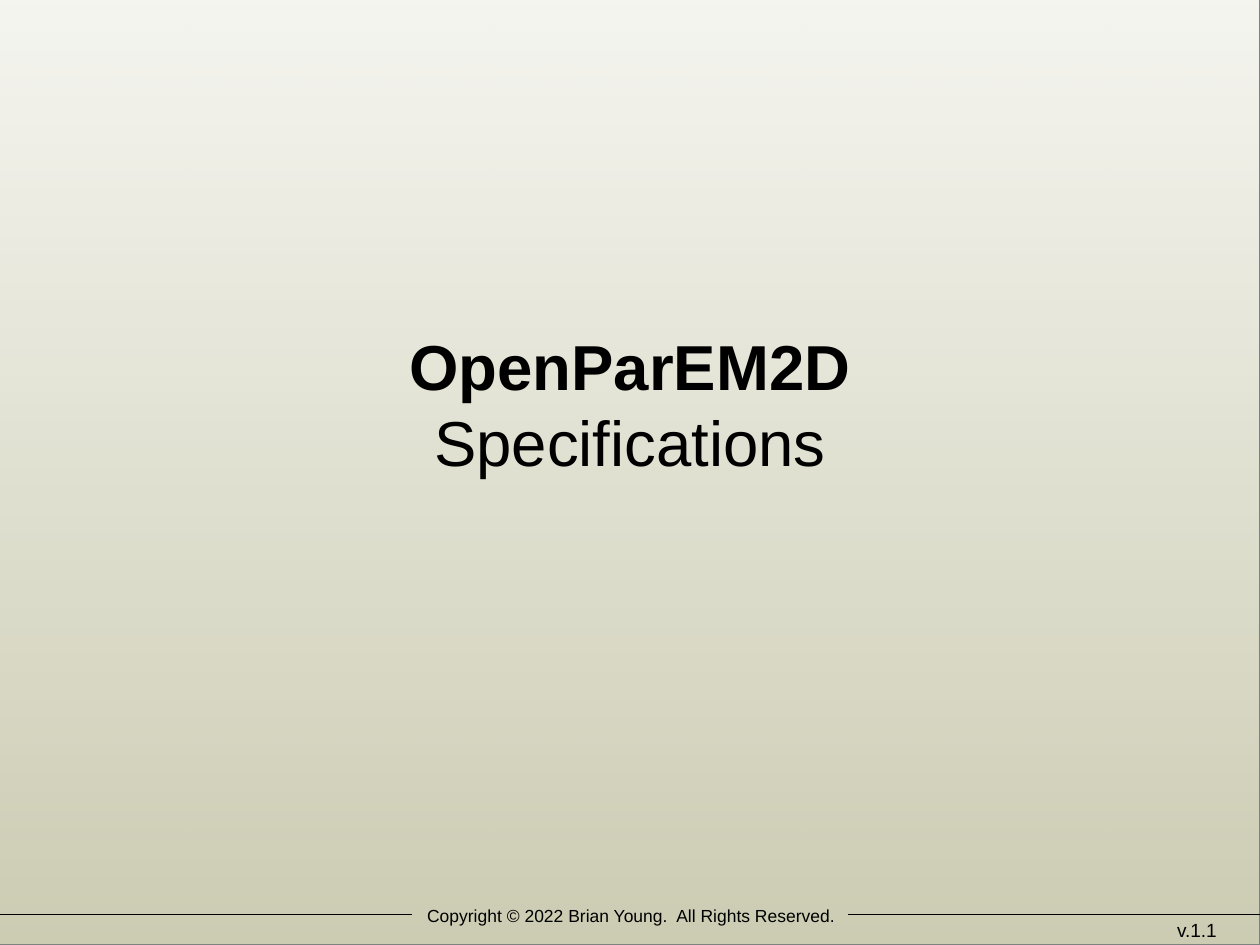
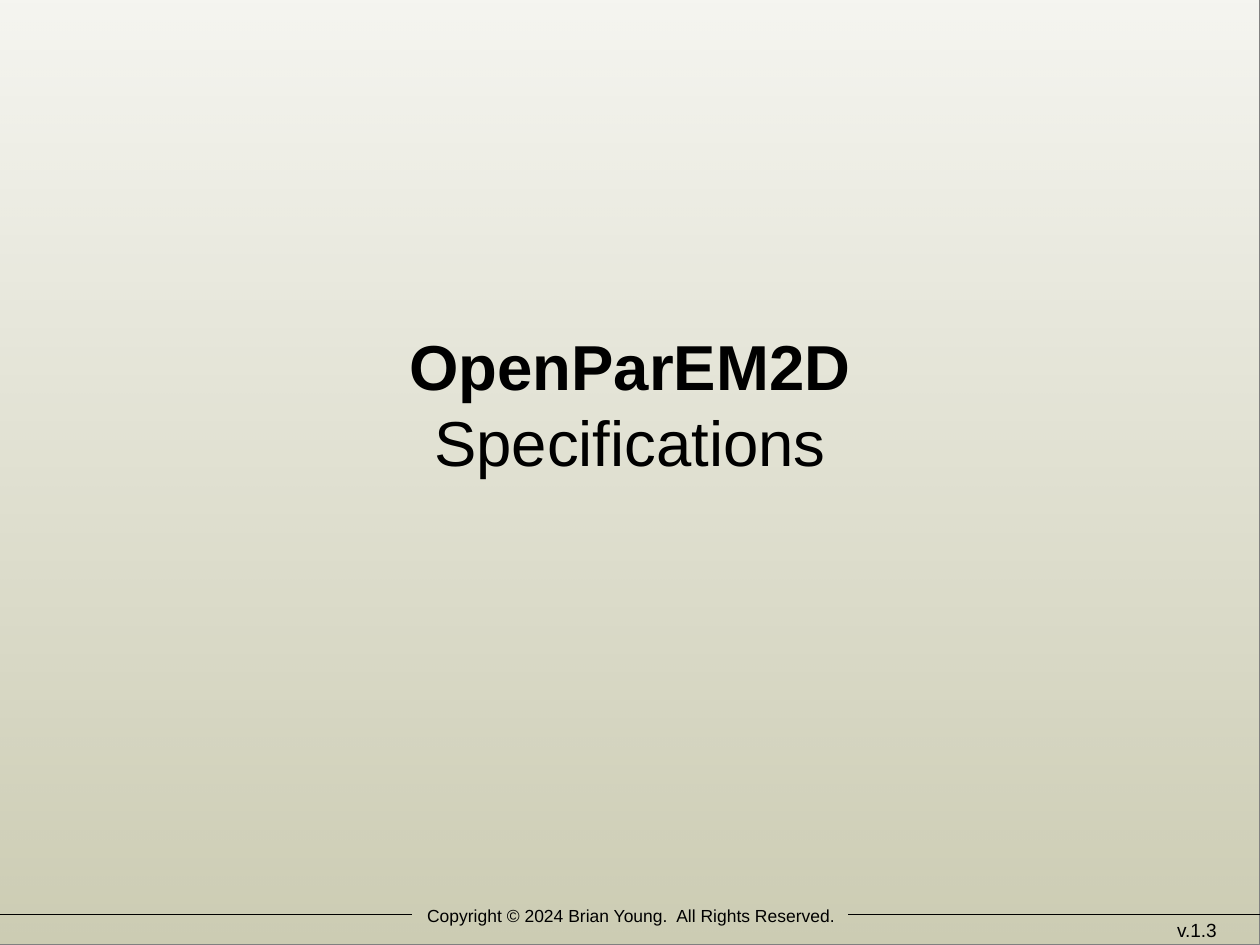
Before and after one commit to OpenParEM/OpenParEM2D, a slide deck: slide 1 of doc/openparem2D_specifications.odp. Drawn at 1260x945 pixels with LibreOffice and Linux fonts; fonts in the diff are those of the drawing. Boxes give left, top, right and bottom in pixels: in the first picture for what was removed or moved away, otherwise in the second. Text is boxed around its words. In the diff, an @@ line names an element or a change of style, - is before the commit and + after.

```diff
--- a/doc/openparem2D_specifications.odp
+++ b/doc/openparem2D_specifications.odp
@@ text at (427,909,835,926): text changed @@
-Copyright © 2022 Brian Young. All Rights Reserved.
+Copyright © 2024 Brian Young. All Rights Reserved.
@@ text at (1177,923,1217,937): text changed @@
-v.1.1
+v.1.3
```
Also in this commit, not shown: 11 other slides changed.
